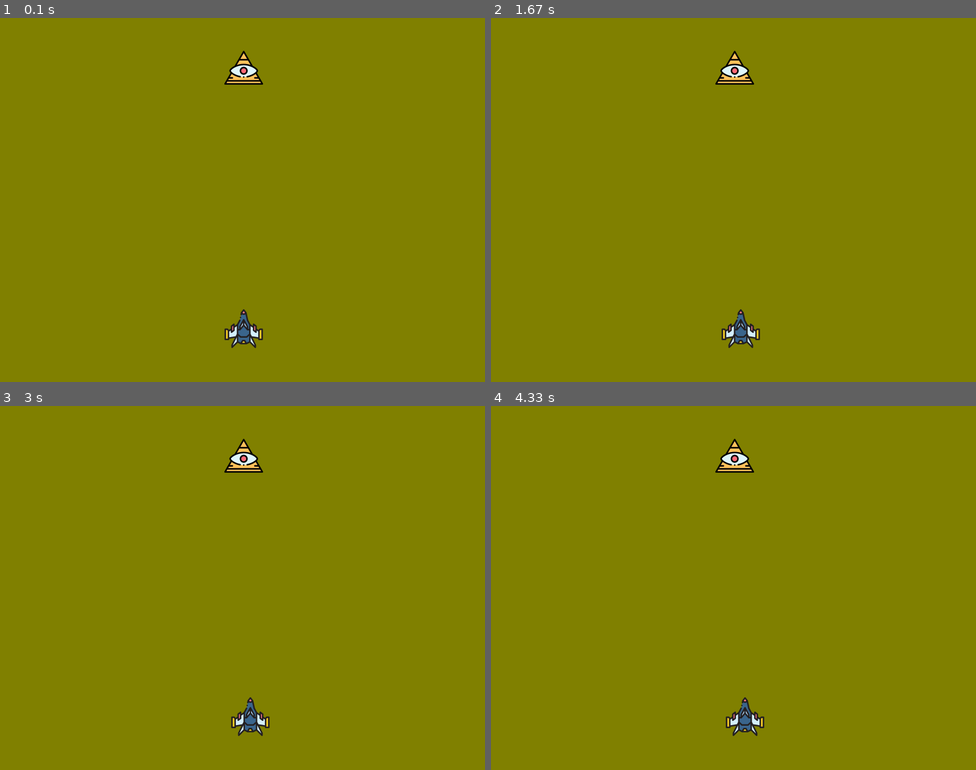
Above: before the commit, frames 1-4 (two rows, left to right).
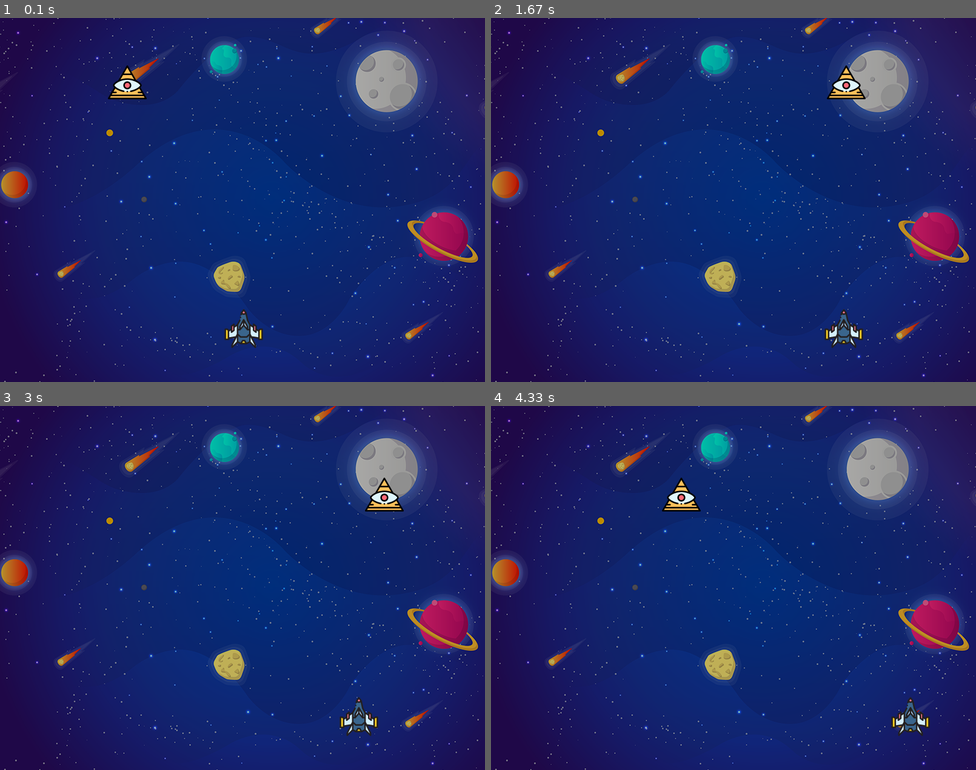
Above: after the commit, the same moments.

Repository: Jeanstaquet/Pythontraining
Game: pygame game, started from Pygame_tutorial.py
Two runs of this game, one before a commit and one after it. Both use one fixed random seed, a clock stepped at 60 frames per second and the inputs below.
Inputs:
- Up to frame 1 (0.1 s): no input
- Up to frame 2 (1.67 s): hold Right 0.33-0.8 s; hold Right 0.83-1.3 s; hold Left from 1.33 s (still down)
- Up to frame 3 (3 s): release Left at 1.87 s; hold Left 1.9-2.3 s; hold Right 2.33-2.97 s
- Up to frame 4 (4.33 s): hold Left 3-3.47 s; hold Right 3.5-3.97 s; hold Right from 4 s (still down)

The runs differ from the first frame. In frame 1, 100% of the frame differs, in the area x 0-100%, y 0-100%; in frame 2, 100%; in frame 3, 100%; in frame 4, 100%.

Commit message:
ajout déplacement ennemi, fond, préparation pour les balles

Diff:
--- a/Pygame_tutorial.py
+++ b/Pygame_tutorial.py
@@ -1,10 +1,15 @@
 import pygame
+import random
 
 # Initialize the pygame
 pygame.init()
 
 # create the screen
 screen = pygame.display.set_mode((800, 600))
+
+# Background
+background = pygame.image.load('background.png')
+
 
 # Title and icon of the window
 pygame.display.set_caption("Space Invaders")
@@ -19,9 +24,10 @@
 
 # Enemy
 enemyImg = pygame.image.load('pyramid.png')
-enemyX = 370
-enemyY = 50
-enemyX_change = 0
+enemyX = random.randint(0, 800)
+enemyY = random.randint(50, 150)
+enemyX_change = 4
+enemyY_change = 40
 
 
 def player(x, y):
@@ -37,6 +43,8 @@
 while running:
     # RGB
     screen.fill((128, 128, 0))
+    # Background image
+    screen.blit(background, (0, 0))
     for event in pygame.event.get():
         if event.type == pygame.QUIT:
             running = False
@@ -44,19 +52,31 @@
         # if keystroke is pressed check wether its right or left
         if event.type == pygame.KEYDOWN:
             if event.key == pygame.K_LEFT:
-                playerX_change = -0.3
+                playerX_change = -5
             if event.key == pygame.K_RIGHT:
-                playerX_change = 0.3
+                playerX_change = 5
         if event.type == pygame.KEYUP:
             if event.key == pygame.K_LEFT or event.key == pygame.K_RIGHT:
                 playerX_change = 0
 
+    # Checking for boundaries of spaceship
     playerX += playerX_change
 
     if playerX <= 0:
         playerX = 0
     elif playerX >= 736:
         playerX = 736
+
+    # Enemy Movement
+    enemyX += enemyX_change
+
+    if enemyX <= 0:
+        enemyX_change = 4
+        enemyY += enemyY_change
+    elif enemyX >= 736:
+        enemyX_change = -4
+        enemyY += enemyY_change
+
     player(playerX, playerY)
     enemy(enemyX, enemyY)
     pygame.display.update()
Binary file added: background.png
